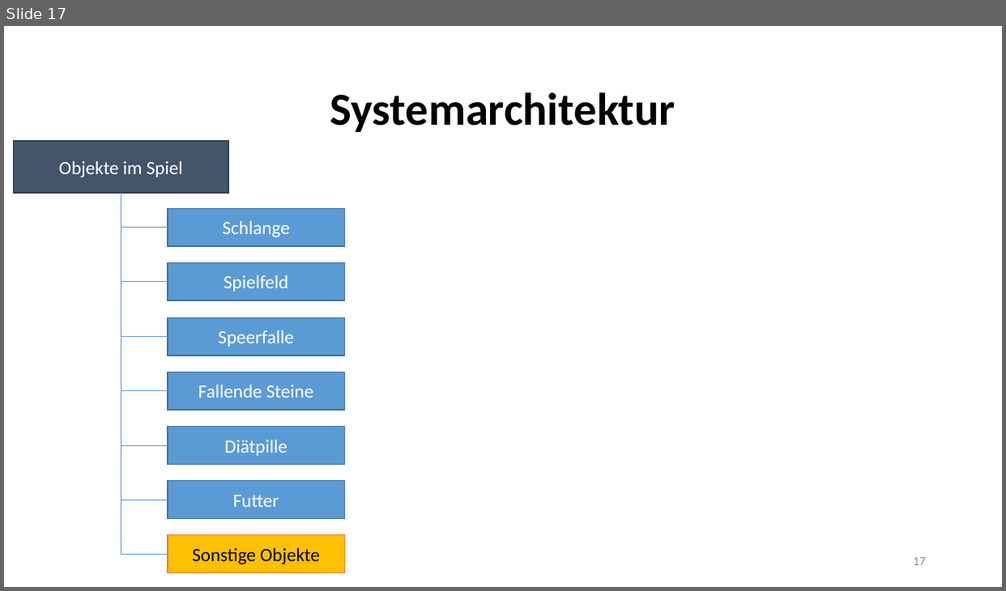
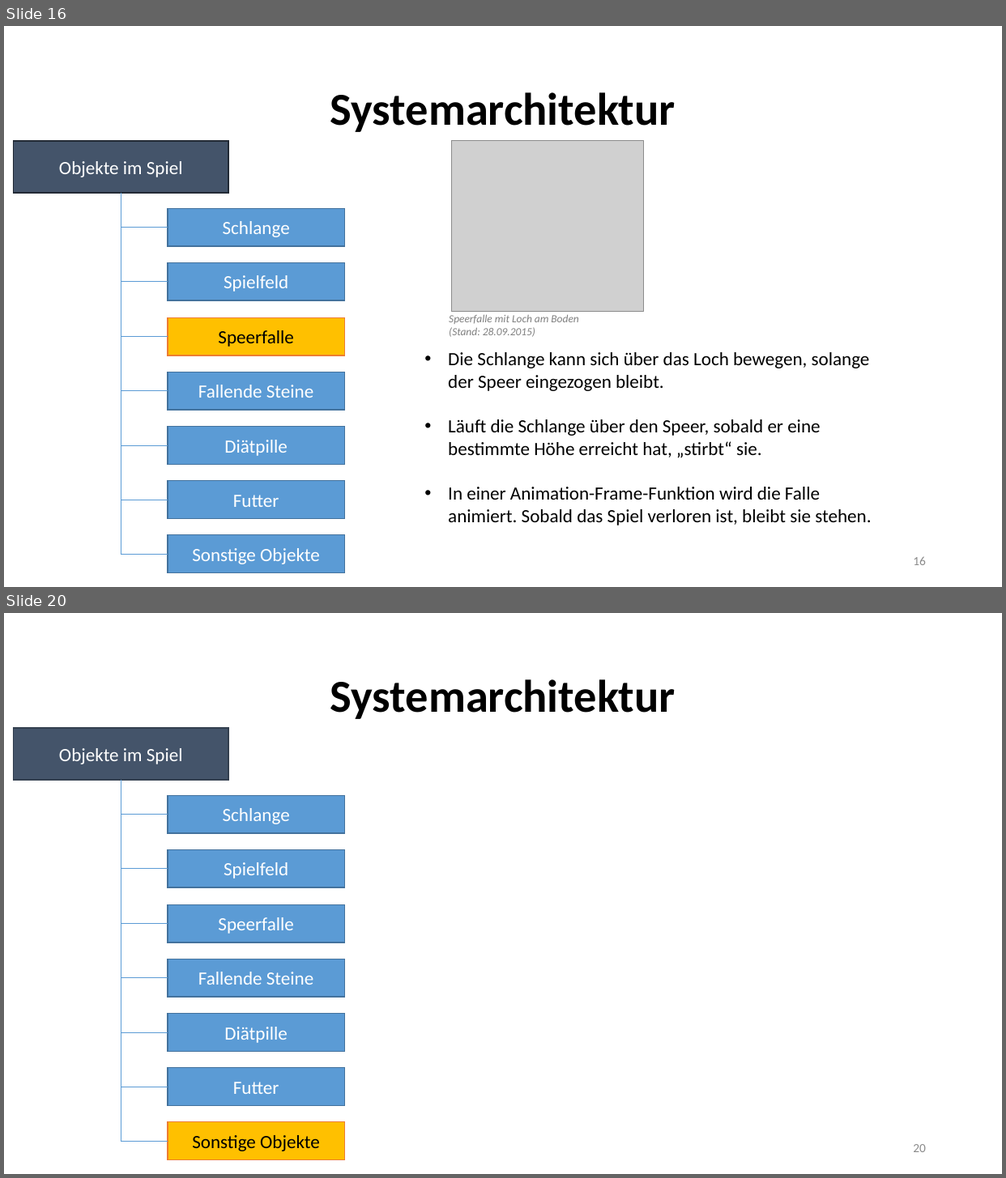
Before and after one commit to RamoramaInteractive/GDV-Projekt, a slide deck: FinalePräsentation.pptx. Shown one above the other, each under a label of ours: slide 17 before the commit, slides 16 and 20 after it; the slides between them are not shown. The pictures are 1006x591 and 1006x1178 pixels, drawn with LibreOffice and Linux fonts; fonts in the diff are those of the drawing; grey boxes stand for pictures. Boxes give left, top, right and bottom in pixels: in the first picture for what was removed or moved away, otherwise in the second. Text is boxed around its words. In the diff, an @@ line names an element or a change of style, - is before the commit and + after.

Commit message:
Systemarchitektur fertig in Präsentation!

```diff
--- a/FinalePräsentation.pptx
+++ b/FinalePräsentation.pptx
@@ slide 16 added at (4, 26, 1002, 587), background #FFFFFF @@
@@ title added at (330, 92, 675, 132), 44 pt, text #000000, bold @@
+Systemarchitektur
@@ rectangle added at (14, 141, 228, 193), fill #44546A, outline #222A35 1 pt, 18 pt, text #FFFFFF @@
+Objekte im Spiel
@@ picture added at (452, 141, 643, 312) @@
@@ line added from (121, 193) to (121, 555), #5B9BD5 0.5 pt @@
@@ rectangle added at (168, 209, 345, 247), fill #5B9BD5, outline #43739E 1 pt, 18 pt, text #FFFFFF @@
+Schlange
@@ line added from (168, 228) to (121, 228), #5B9BD5 0.5 pt @@
@@ rectangle added at (168, 263, 345, 301), fill #5B9BD5, outline #43739E 1 pt, 18 pt, text #FFFFFF @@
+Spielfeld
@@ line added from (168, 282) to (121, 282), #5B9BD5 0.5 pt @@
@@ text added at (449, 314, 578, 337), 10.5 pt, text #808080, italic @@
+Speerfalle mit Loch am Boden
+(Stand: 28.09.2015)
@@ line added from (168, 337) to (121, 337), #5B9BD5 0.5 pt @@
@@ rectangle added at (168, 318, 345, 356), fill #FFC000, outline #ED7D31 1 pt, 18 pt, text #000000 @@
+Speerfalle
@@ text added at (448, 352, 871, 526), 18 pt, text #000000 @@
+• Die Schlange kann sich über das Loch bewegen, solange der Speer eingezogen bleibt.
+• Läuft die Schlange über den Speer, sobald er eine bestimmte Höhe erreicht hat, „stirbt“ sie.
+• In einer Animation-Frame-Funktion wird die Falle animiert. Sobald das Spiel verloren ist, bleibt sie stehen.
@@ rectangle added at (168, 372, 345, 410), fill #5B9BD5, outline #43739E 1 pt, 18 pt, text #FFFFFF @@
+Fallende Steine
@@ line added from (168, 391) to (121, 391), #5B9BD5 0.5 pt @@
@@ rectangle added at (168, 426, 345, 465), fill #5B9BD5, outline #43739E 1 pt, 18 pt, text #FFFFFF @@
+Diätpille
@@ line added from (168, 446) to (121, 446), #5B9BD5 0.5 pt @@
@@ rectangle added at (168, 481, 345, 519), fill #5B9BD5, outline #43739E 1 pt, 18 pt, text #FFFFFF @@
+Futter
@@ line added from (168, 500) to (121, 500), #5B9BD5 0.5 pt @@
@@ rectangle added at (168, 535, 345, 574), fill #5B9BD5, outline #43739E 1 pt, 18 pt, text #FFFFFF @@
+Sonstige Objekte
@@ line added from (168, 555) to (121, 555), #5B9BD5 0.5 pt @@
@@ page number added at (913, 557, 926, 565), 12 pt, text #8C8C8C @@
+16
@@ what was slide 17 is now slide 20 @@
@@ page number at (913, 1144, 926, 1152): text changed @@
-17
+20
```
Also in this commit, not shown: 7 slides changed, 2 other slides added, 7 slides removed.
